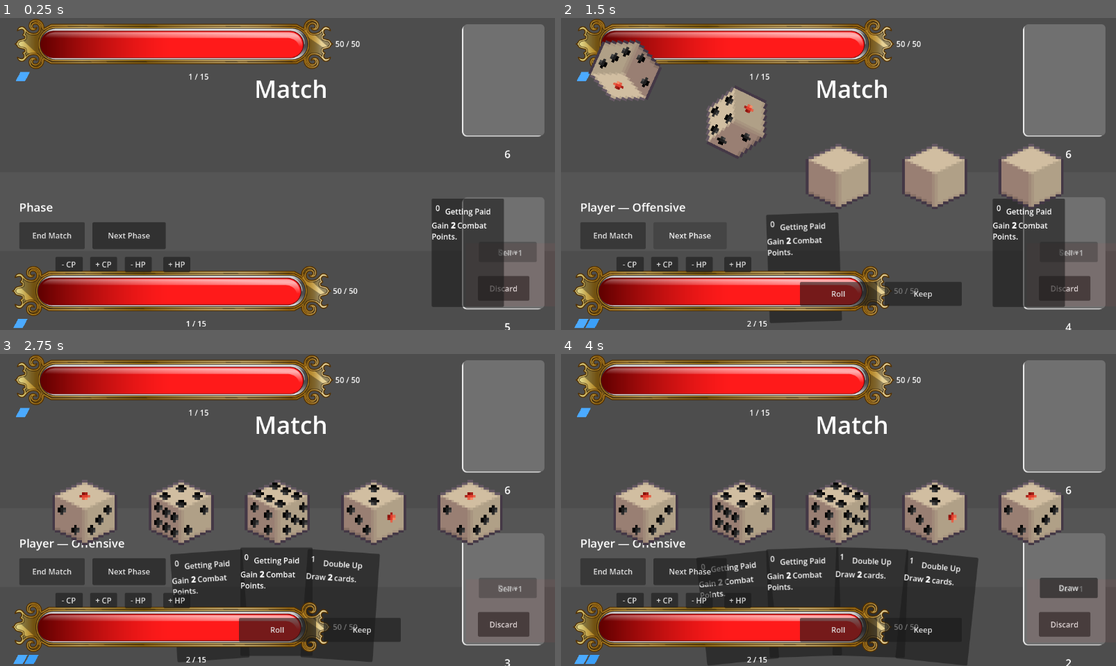
Above: before the commit, frames 1-4 (two rows, left to right).
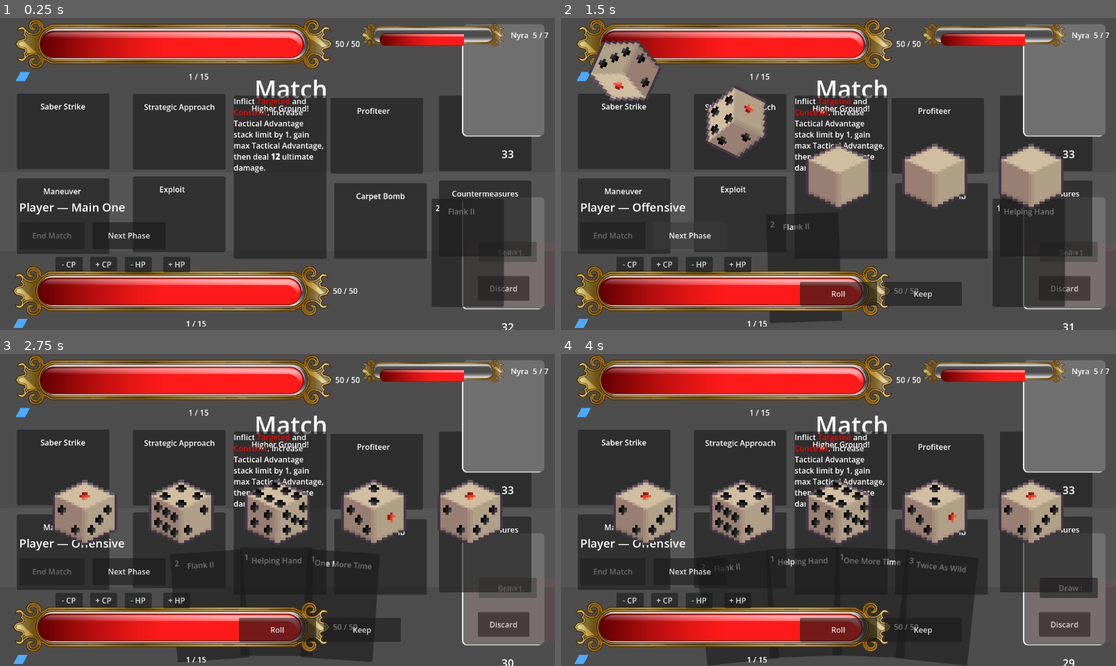
Above: after the commit, the same moments.

Repository: DucPham1512/SummerGame
Game: Godot game, scene res://scenes/match/match.tscn
Two runs of this game, one before a commit and one after it. Both use one fixed random seed, a clock stepped at 60 frames per second and the inputs below. This scene is started directly instead of the project's main scene. The engine's default icon, where the game draws it, is replaced by a stand-in: a white triangle on a blue panel in a dark square.
Inputs:
- Up to frame 1 (0.25 s): no input
- Up to frame 2 (1.5 s): click "+ CP" at 0.5 s; click "Next Phase" at 1.25 s
- Up to frame 3 (2.75 s): click "Next Phase" at 2 s
- Up to frame 4 (4 s): click "End Match" at 2.75 s; click "Discard" at 3.5 s

The runs differ from the first frame. In frame 1, 37% of the frame differs, in the area x 3-99%, y 1-100%; in frame 2, 29%; in frame 3, 27%; in frame 4, 25%.

Commit message:
- Implement netcode for character assignment and companion synchronization; update build configurations and health bar functionality - Implement release and artifact archive pipeline

Diff:
--- a/scenes/match/components/companion/companion.gd
+++ b/scenes/match/components/companion/companion.gd
@@ -68,3 +68,14 @@
 	if state == State.DOWNED and hp >= activation_hp:
 		state = State.ACTIVE
 		state_changed.emit(state)
+
+
+## Netcode receiver path: absolute replicated values from the owning client.
+## State comes along explicitly — hp alone can't distinguish a partial heal
+## (still DOWNED) from never having been downed.
+func sync_state(new_hp : int, new_state : State) -> void:
+	hp = clampi(new_hp, 0, max_hp)
+	health_changed.emit(hp)
+	if state != new_state:
+		state = new_state
+		state_changed.emit(state)
--- a/scenes/match/components/health_bar/health_bar.gd
+++ b/scenes/match/components/health_bar/health_bar.gd
@@ -1,13 +1,23 @@
 extends TextureProgressBar
 
 # Either side of the match: the local Player or the Opponent view — both are
-# Combatants and emit health_changed.
+# Combatants and emit health_changed. Left null when the bar is repurposed in
+# code (Nyra's companion bar): call track_companion instead.
 @export var player : Combatant
 
 var max_health : int = Util.one_v_one_max_hp
 
 func _ready() -> void:
-	player.health_changed.connect(update)
+	if player != null:
+		player.health_changed.connect(update)
 
 func update(player_health):
 	value = player_health * 100 / max_health
+
+
+## Points the bar at a companion instead of a combatant (Nyra's HP bar): same
+## visuals, the companion's max HP (7) as the scale.
+func track_companion(companion : Companion) -> void:
+	max_health = companion.max_hp
+	companion.health_changed.connect(update)
+	update(companion.hp)
--- a/scenes/match/deck_and_hand.gd
+++ b/scenes/match/deck_and_hand.gd
@@ -81,6 +81,31 @@
 	draw_button.disabled = false
 
 
+## A character's default deck as a deck CODE (the "id,id,..." hash format
+## Deck saves and loads): every common card plus the character's own cards,
+## one copy each. This is the stand-in deck source until the deck-building /
+## deck-selection feature exists — that feature will hand the match the
+## player's saved code instead, and nothing downstream changes.
+static func character_deck_code(char_id : String) -> String:
+	var ids : Array[String] = []
+	for id in GameDataLoader.card_repository:
+		var entry : Dictionary = GameDataLoader.card_repository[id]
+		if entry.get("type", "") == "common" or entry.get("character_id") == char_id:
+			ids.append(id)
+	ids.sort()
+	return ",".join(ids)
+
+
+## Match setup: replaces the debug deck built in _ready with the deck the
+## combatant brings to this match, given as its deck code/hash. Clears any
+## leftover discard state and shuffles the fresh pile.
+func initialize_deck(deck_code : String) -> void:
+	discard_pile.clear()
+	deck.construct_from_hash(deck_code)
+	deck.shuffle()
+	_update_pile_count()
+
+
 func _reshuffle_discard_into_deck() -> void:
 	deck.construct_from_hash(",".join(discard_pile))
 	discard_pile.clear()
--- a/scenes/match/match.gd
+++ b/scenes/match/match.gd
@@ -15,6 +15,7 @@
 @onready var opponent_skill_layout : SkillLayout = $Opponent/SkillLayout
 @onready var dice_roller : Control = $DiceRolling
 @onready var deck_and_hand : Control = $Player/DeckAndHand
+@onready var match_sync : MatchSync = $MatchSync
 
 ## The recorded result of this turn's offensive roll (raw face values).
 var offensive_roll : Array[int] = []
@@ -22,7 +23,13 @@
 var defensive_roll : Array[int] = []
 ## The announced Offensive Ability's target-requiring remainder (damage +
 ## inflictions), carried from the offensive roll into the defensive phase.
+## On the DEFENDER's client this is the incoming attack (rebuilt from the
+## attacker's announce); solo keeps it on the attacker's own client.
 var _pending_attack : SkillEffect = null
+## Attacker's client (multiplayer): an attack has been announced and we're
+## waiting for the defender to resolve it — they own the DEFENSIVE window and
+## drive it to MAIN_TWO. Solo never sets this (it uses _pending_attack).
+var _awaiting_defense : bool = false
 
 
 func _ready() -> void:
@@ -41,12 +48,130 @@
 	# immediately, player first, when the scene runs without a lobby).
 
 
+# --- playtest character assignment ------------------------------------------------
+# No character-selection scene yet: MatchSync assigns the lobby host the
+# tactician and the guest the huntress (host = tactician on both clients'
+# mirrored views), calling in here once the tree is ready.
+
+const LAYOUT_SCENES := {
+	"tactician": "res://scenes/match/components/skills/Tactician/tactician_skill_layout.tscn",
+	"huntress": "res://scenes/match/components/skills/Huntress/huntress_skill_layout.tscn",
+}
+const HEALTH_BAR_SCENE := "res://scenes/match/components/health_bar/health_bar.tscn"
+
+
+## Gives each side its character: the right skill board (all slots at stage
+## 0), each combatant's deck, and — for the huntress side — Nyra plus her HP
+## bar (limit 7, same bar as the players').
+##
+## Decks initialize from a deck code/hash ("id,id,..."). The optional
+## parameters are the placeholder for the future deck-building/selection
+## feature: pass the players' saved codes there; empty falls back to the
+## character's default playtest deck (all commons + the character's cards,
+## one copy each).
+func assign_characters(player_char : String, opponent_char : String,
+		player_deck_code : String = "", opponent_deck_code : String = "") -> void:
+	player_skill_layout = _swap_layout(player, player_skill_layout, player_char)
+	opponent_skill_layout = _swap_layout(opponent, opponent_skill_layout, opponent_char)
+	deck_and_hand.skill_layout = player_skill_layout
+	_setup_companion(player, player_char)
+	_setup_companion(opponent, opponent_char)
+	if player_deck_code.is_empty():
+		player_deck_code = deck_and_hand.character_deck_code(player_char)
+	if opponent_deck_code.is_empty():
+		opponent_deck_code = deck_and_hand.character_deck_code(opponent_char)
+	deck_and_hand.initialize_deck(player_deck_code)
+	# The deck's composition is public knowledge (only its order is private),
+	# so the mirror's pile counter starts at the opponent's real deck size.
+	opponent.set_deck_count(opponent_deck_code.split(",").size())
+	print("[match] characters assigned: player=%s opponent=%s" % [player_char, opponent_char])
+
+
+# Replaces a side's skill board with `char_id`'s layout scene in the same box
+# (anchors, offsets, rotation — the opponent's board is turned 180°). Keeps
+# the node when the placeholder already is that character. The fresh board
+# inherits the placeholder's name, visibility and the skill_chosen wiring.
+func _swap_layout(side : Combatant, current : SkillLayout, char_id : String) -> SkillLayout:
+	if current.character == char_id:
+		return current
+	var fresh : SkillLayout = (load(LAYOUT_SCENES[char_id]) as PackedScene).instantiate()
+	var slot_name := current.name
+	current.name = slot_name + "_replaced"
+	fresh.name = slot_name
+	side.add_child(fresh)
+	side.move_child(fresh, current.get_index())
+	fresh.set_anchors_preset(Control.PRESET_TOP_LEFT)   # clear instance defaults
+	fresh.anchor_left = current.anchor_left
+	fresh.anchor_top = current.anchor_top
+	fresh.anchor_right = current.anchor_right
+	fresh.anchor_bottom = current.anchor_bottom
+	fresh.offset_left = current.offset_left
+	fresh.offset_top = current.offset_top
+	fresh.offset_right = current.offset_right
+	fresh.offset_bottom = current.offset_bottom
+	fresh.grow_horizontal = current.grow_horizontal
+	fresh.grow_vertical = current.grow_vertical
+	fresh.rotation = current.rotation
+	fresh.visible = current.visible
+	fresh.skill_chosen.connect(_on_skill_chosen)
+	current.queue_free()
+	return fresh
+
+
+# The huntress side gets Nyra (ACTIVE at 5/7) and her HP bar; other
+# characters have no companion and this is a no-op.
+func _setup_companion(side : Combatant, char_id : String) -> void:
+	var companion := Companion.create_for_character(char_id)
+	if companion == null:
+		return
+	side.add_child(companion)
+	side.companion = companion
+	_add_companion_bar(side, companion)
+
+
+# Nyra's HP bar: the players' health bar scene reused at companion scale,
+# sitting to the right of the side's resource bars (Player = bottom band,
+# Opponent = top band), with a name/HP/state label.
+func _add_companion_bar(side : Combatant, companion : Companion) -> void:
+	var wrapper := Control.new()
+	wrapper.name = "CompanionBar"
+	wrapper.mouse_filter = Control.MOUSE_FILTER_IGNORE
+	side.add_child(wrapper)
+	if side == player:
+		wrapper.anchor_top = 0.994
+		wrapper.anchor_bottom = 0.994
+		wrapper.offset_top = -125.0
+	else:
+		wrapper.anchor_top = 0.006
+		wrapper.anchor_bottom = 0.006
+		wrapper.offset_top = 10.0
+	wrapper.offset_left = 750.0
+	wrapper.offset_right = 1150.0
+	wrapper.offset_bottom = wrapper.offset_top + 50.0
+
+	var bar : TextureProgressBar = (load(HEALTH_BAR_SCENE) as PackedScene).instantiate()
+	bar.scale = Vector2(0.45, 0.45)
+	wrapper.add_child(bar)
+	bar.track_companion(companion)
+
+	var label := Label.new()
+	label.position = Vector2(310.0, 12.0)
+	wrapper.add_child(label)
+	var refresh := func(_arg = null) -> void:
+		label.text = "%s  %d / %d%s" % [companion.companion_name, companion.hp,
+				companion.max_hp, "" if companion.is_active() else "  (DOWNED)"]
+	companion.health_changed.connect(refresh)
+	companion.state_changed.connect(refresh)
+	refresh.call()
+
+
 # Only the active side's skill board is on screen: they occupy the same
 # centre-of-board space, so they swap with the turn.
 func _on_turn_started(active : Combatant) -> void:
 	player_skill_layout.visible = active == player
 	opponent_skill_layout.visible = active == opponent
-	_pending_attack = null   # nothing announced yet this turn
+	_pending_attack = null       # nothing announced yet this turn
+	_awaiting_defense = false
 
 
 func _on_phase_entered(active : Combatant, phase : TurnManager.Phase) -> void:
@@ -113,15 +238,26 @@
 			# player picks which opponent the attack lands on.
 			pass
 		TurnManager.Phase.DEFENSIVE:
-			# Interactive — the DEFENDER's window (1.6). No announced attack:
-			# the attacker skips the phase outright. With one, the defender's
-			# side runs the defensive roll flow (the attacker's client just
-			# waits). TODO(netcode): the attack announcement isn't replicated
-			# yet, so in multiplayer the defender client can't know about it.
-			if _pending_attack == null:
-				if active == player or _is_solo():
+			# Interactive — the DEFENDER's window (1.6). The attacker announces
+			# the attack (multiplayer) so it lands here on the defender's own
+			# client, which resolves it against itself and drives the phase to
+			# MAIN_TWO. The attacker just waits it out.
+			if _is_solo():
+				# Local demo: one client runs both sides off _pending_attack.
+				if _pending_attack != null:
+					_run_defensive_roll()
+				else:
 					_end_phase_networked()
-			elif active != player or _is_solo():
+			elif active == player:
+				# Attacker's client: wait for the defender to resolve an
+				# announced attack; with nothing out, there's no defense to
+				# wait for, so pass the phase.
+				if not _awaiting_defense:
+					_end_phase_networked()
+			elif _pending_attack != null:
+				# Defender's client: an announced attack is incoming — roll to
+				# defend. (No incoming attack: nothing to do; the attacker
+				# passes the phase for both sides.)
 				_run_defensive_roll()
 		TurnManager.Phase.MAIN_TWO:
 			# Interactive. Second play window (1.7), same rules as MAIN_ONE.
@@ -212,17 +348,29 @@
 	var defense : SkillEffect = await skill.activate(ctx)
 	print("[skills] defense activated: %s | roll %s | counter %d | companion heal %d" % [
 			skill.skill_id, defensive_roll, defense.damage, defense.heal_companion])
-	if defense.damage > 0:
-		if attacker == player:
-			(player as Player).update_player_health(-defense.damage)
-		else:
-			(opponent as Opponent).on_opponent_health(opponent.health - defense.damage)
+	# Self-facing effects apply on this (the defender's) client directly.
 	if defense.heal_companion > 0 and defender.companion != null:
 		defender.companion.heal(defense.heal_companion)
 	for status in defense.grant_to_self:
 		defender.apply_status(status.status_id, status.stacks)
-	for status in defense.inflict_on_opponent:
-		attacker.apply_status(status.status_id, status.stacks)
+	# Attacker-facing effects (counter damage + inflictions): solo applies them
+	# here; multiplayer announces them to the real attacker, who applies them on
+	# their own client (and broadcasts the resulting HP back to our mirror).
+	if _is_solo():
+		if defense.damage > 0:
+			if attacker == player:
+				(player as Player).update_player_health(-defense.damage)
+			else:
+				(opponent as Opponent).on_opponent_health(opponent.health - defense.damage)
+		for status in defense.inflict_on_opponent:
+			attacker.apply_status(status.status_id, status.stacks)
+	else:
+		var counter_ids : Array = []
+		var counter_stacks : Array = []
+		for status in defense.inflict_on_opponent:
+			counter_ids.append(status.status_id)
+			counter_stacks.append(status.stacks)
+		match_sync.announce_defense_result(defense.damage, defense.undefendable, counter_ids, counter_stacks)
 	# Countermeasures-style prevention shaves the announced attack down
 	# before it lands (attack and defense resolve together, 1.6).
 	if _pending_attack != null and defense.prevent_damage > 0:
@@ -249,6 +397,38 @@
 		else:
 			(opponent as Opponent).on_opponent_health(opponent.health - _pending_attack.damage)
 	_pending_attack = null
+
+
+# --- networked combat resolution (multiplayer) ------------------------------------
+# The attack is computed on the attacker's client but resolved on the
+# DEFENDER's — each client stays authoritative over its own HP, and the
+# resulting absolute values converge via the existing health broadcasts. Both
+# receivers derive their side from the turn state (the caller is always the
+# other combatant).
+
+## Defender's client: the attacker announced their attack. Rebuild it as a
+## pending attack so the normal DEFENSIVE flow resolves it against this side
+## (defend to reduce/counter it, or eat it undefended into MAIN_TWO).
+func receive_incoming_attack(damage : int, undefendable : bool, status_ids : Array, status_stacks : Array) -> void:
+	var effect := SkillEffect.new()
+	effect.damage = damage
+	effect.undefendable = undefendable
+	for i in status_ids.size():
+		effect.inflict_on_opponent.append(StatusEffect.new(status_ids[i], int(status_stacks[i])))
+	_pending_attack = effect
+	print("[match] incoming attack announced: %d damage, %d status(es)" % [damage, status_ids.size()])
+
+
+## Attacker's client: the defender's defense resolved. Apply its
+## attacker-facing results — counter damage and inflicted statuses — to our own
+## (the attacker's) side; the HP change broadcasts back as an absolute.
+func receive_defense_result(counter_damage : int, _undefendable : bool, status_ids : Array, status_stacks : Array) -> void:
+	_awaiting_defense = false
+	if counter_damage > 0:
+		(player as Player).update_player_health(-counter_damage)
+	for i in status_ids.size():
+		player.apply_status(status_ids[i], int(status_stacks[i]))
+	print("[match] defense result: %d counter damage taken, %d status(es)" % [counter_damage, status_ids.size()])
 
 
 func _on_skill_chosen(skill : Skill) -> void:
@@ -287,20 +467,31 @@
 			token = player.apply_status(status_id, 0)
 		token.add_stacks(token.stack_limit)   # clamps to the (raised) limit
 	# The target-requiring remainder is the Attack: it waits for the
-	# defensive phase (1.6). TODO(netcode): announce the activation to the
-	# defender's client.
-	if skill_effect.damage > 0 or not skill_effect.inflict_on_opponent.is_empty():
-		_pending_attack = skill_effect
+	# defensive phase (1.6). Solo keeps it locally; multiplayer announces it
+	# to the defender, who owns the DEFENSIVE window and resolves it against
+	# their own (authoritative) side.
+	var attack_out := skill_effect.damage > 0 or not skill_effect.inflict_on_opponent.is_empty()
+	if attack_out:
+		if _is_solo():
+			_pending_attack = skill_effect
+		else:
+			_awaiting_defense = true
+			var ids : Array = []
+			var stacks : Array = []
+			for status in skill_effect.inflict_on_opponent:
+				ids.append(status.status_id)
+				stacks.append(status.stacks)
+			match_sync.announce_attack(skill_effect.damage, skill_effect.undefendable, ids, stacks)
 	var self_ids : Array[String] = []
 	for status in skill_effect.grant_to_self:
 		self_ids.append("%s x%d" % [status.status_id, status.stacks])
 	var inflict_ids : Array[String] = []
 	for status in skill_effect.inflict_on_opponent:
 		inflict_ids.append("%s x%d" % [status.status_id, status.stacks])
-	print("[skills] activated: %s | damage %d | self %s | inflict %s | limit deltas %s | max out %s | attack pending: %s" % [
+	print("[skills] activated: %s | damage %d | self %s | inflict %s | limit deltas %s | max out %s | attack out: %s" % [
 			skill.skill_id, skill_effect.damage, self_ids, inflict_ids,
 			skill_effect.stack_limit_delta, skill_effect.max_out_self,
-			_pending_attack != null])
+			attack_out])
 	# Announcing the ability concludes the roll window: on to targeting /
 	# defensive without needing a Next Phase press — unless the effect grants
 	# an additional Offensive Roll Phase (Profiteer's medal branch): same
--- a/scenes/match/match_sync.gd
+++ b/scenes/match/match_sync.gd
@@ -20,6 +20,16 @@
 
 const READY_KEY := "match_ready"
 
+## Playtest character split: the lobby host plays the tactician, the guest
+## the huntress (no character-selection scene yet).
+const HOST_CHARACTER := "tactician"
+const GUEST_CHARACTER := "huntress"
+
+## Standalone testing override: set to "huntress"/"tactician" (before the
+## scene enters the tree) to play that character in the solo demo instead of
+## the host default.
+@export var debug_local_character : String = ""
+
 @onready var player : Player = $"../Player"
 @onready var opponent : Opponent = $"../Opponent"
 @onready var turn_manager : TurnManager = $"../TurnManager"
@@ -29,6 +39,12 @@
 
 
 func _ready() -> void:
+	# The scene root readies LAST: hold until match.gd's _ready has run (its
+	# node refs + signal wiring exist) before assigning characters or starting
+	# the solo turn loop.
+	if not owner.is_node_ready():
+		await owner.ready
+
 	# Receiver whitelist: GD-Sync's protection mode blocks remote calls into
 	# anything not exposed. Exposure is receiver-side — we expose what the
 	# OTHER client is allowed to invoke here.
@@ -37,8 +53,11 @@
 	GDSync.expose_func(opponent.on_opponent_sold)
 	GDSync.expose_func(opponent.on_opponent_health)
 	GDSync.expose_func(opponent.on_opponent_cp)
+	GDSync.expose_func(opponent.on_opponent_companion)
 	GDSync.expose_func(turn_manager.end_phase)
 	GDSync.expose_func(_remote_match_start)
+	GDSync.expose_func(_remote_incoming_attack)
+	GDSync.expose_func(_remote_defense_result)
 
 	# Outward wiring: the local Player's public events land on the remote
 	# client's Opponent node (same path over there = their view of us).
@@ -50,9 +69,18 @@
 
 	deck_and_hand.turn_manager = turn_manager   # phase-gate card drops
 
+	var solo := GDSync.lobby_get_player_count() < 2
+	_assign_characters(solo)
+
+	# Nyra's HP is public info: the huntress side's client owns her state and
+	# broadcasts absolutes; the other client renders them on its mirror.
+	if player.companion != null:
+		player.companion.health_changed.connect(_broadcast_companion)
+		player.companion.state_changed.connect(_broadcast_companion)
+
 	# No second client (scene run standalone / lobby lost): play locally, the
 	# Next Phase button drives both sides like before.
-	if GDSync.lobby_get_player_count() < 2:
+	if solo:
 		_start_match(true)
 		return
 
@@ -62,6 +90,22 @@
 	GDSync.player_data_changed.connect(_on_player_data_changed)
 	GDSync.player_set_data(READY_KEY, true)
 	_check_all_ready()   # the other client may have been ready before us
+
+
+# Playtest character split (host = tactician, guest = huntress). Solo runs /
+# lost lobbies count as hosting; debug_local_character overrides the local
+# pick for standalone testing. The remote client computes the same split from
+# its own is_host(), so both mirrored views agree without any message.
+func _assign_characters(solo : bool) -> void:
+	var local_char : String
+	if not debug_local_character.is_empty():
+		local_char = debug_local_character
+	elif solo or GDSync.is_host():
+		local_char = HOST_CHARACTER
+	else:
+		local_char = GUEST_CHARACTER
+	var remote_char := GUEST_CHARACTER if local_char == HOST_CHARACTER else HOST_CHARACTER
+	owner.assign_characters(local_char, remote_char)
 
 
 # --- match start ----------------------------------------------------------------
@@ -133,3 +177,35 @@
 
 func _broadcast_cards_drawn(count : int) -> void:
 	GDSync.call_func(opponent.on_opponent_drew, count)
+
+
+# One signature for both companion signals (health_changed's int and
+# state_changed's State): the broadcast always sends the full absolute pair.
+func _broadcast_companion(_arg = null) -> void:
+	GDSync.call_func(opponent.on_opponent_companion,
+			player.companion.hp, player.companion.state)
+
+
+# --- combat announce (attacker <-> defender) ------------------------------------
+# The receivers live here (stable Match/MatchSync path on both clients) and
+# delegate to the match's resolution logic. call_func lands on the remote's
+# MatchSync — a "same node, both clients" call, not a mirrored one; match.gd
+# derives which side we are from the turn state.
+
+## match.gd (attacker) -> the defender's client: the announced attack payload.
+func announce_attack(damage : int, undefendable : bool, status_ids : Array, status_stacks : Array) -> void:
+	GDSync.call_func(_remote_incoming_attack, damage, undefendable, status_ids, status_stacks)
+
+
+func _remote_incoming_attack(damage : int, undefendable : bool, status_ids : Array, status_stacks : Array) -> void:
+	owner.receive_incoming_attack(damage, undefendable, status_ids, status_stacks)
+
+
+## match.gd (defender) -> the attacker's client: the defense's attacker-facing
+## payload (counter damage + inflicted statuses).
+func announce_defense_result(counter_damage : int, undefendable : bool, status_ids : Array, status_stacks : Array) -> void:
+	GDSync.call_func(_remote_defense_result, counter_damage, undefendable, status_ids, status_stacks)
+
+
+func _remote_defense_result(counter_damage : int, undefendable : bool, status_ids : Array, status_stacks : Array) -> void:
+	owner.receive_defense_result(counter_damage, undefendable, status_ids, status_stacks)
--- a/scenes/match/opponent.gd
+++ b/scenes/match/opponent.gd
@@ -115,6 +115,23 @@
 	cp_changed.emit(cp)
 
 
+## The opponent's companion (Nyra) changed: absolute replicated hp + state.
+## No-op when this opponent's character has no companion — the receiver must
+## exist on both clients for the mirrored-path call to resolve.
+func on_opponent_companion(hp : int, state : int) -> void:
+	if companion == null:
+		return
+	companion.sync_state(hp, state as Companion.State)
+
+
+## Match setup: the real size of the opponent's deck (its composition is
+## public — every common card plus their character's cards — only the order
+## is private).
+func set_deck_count(count : int) -> void:
+	_deck_count = count
+	pile_count.text = str(_deck_count)
+
+
 # A face-down stand-in: a bare base card with no id — it renders the template
 # and, in this non-interactive hand, ignores the mouse entirely.
 func _add_hidden_card() -> void:
Not shown, added: export_presets.cfg
Not shown, added: release.yml
Not shown, changed: .gitignore
